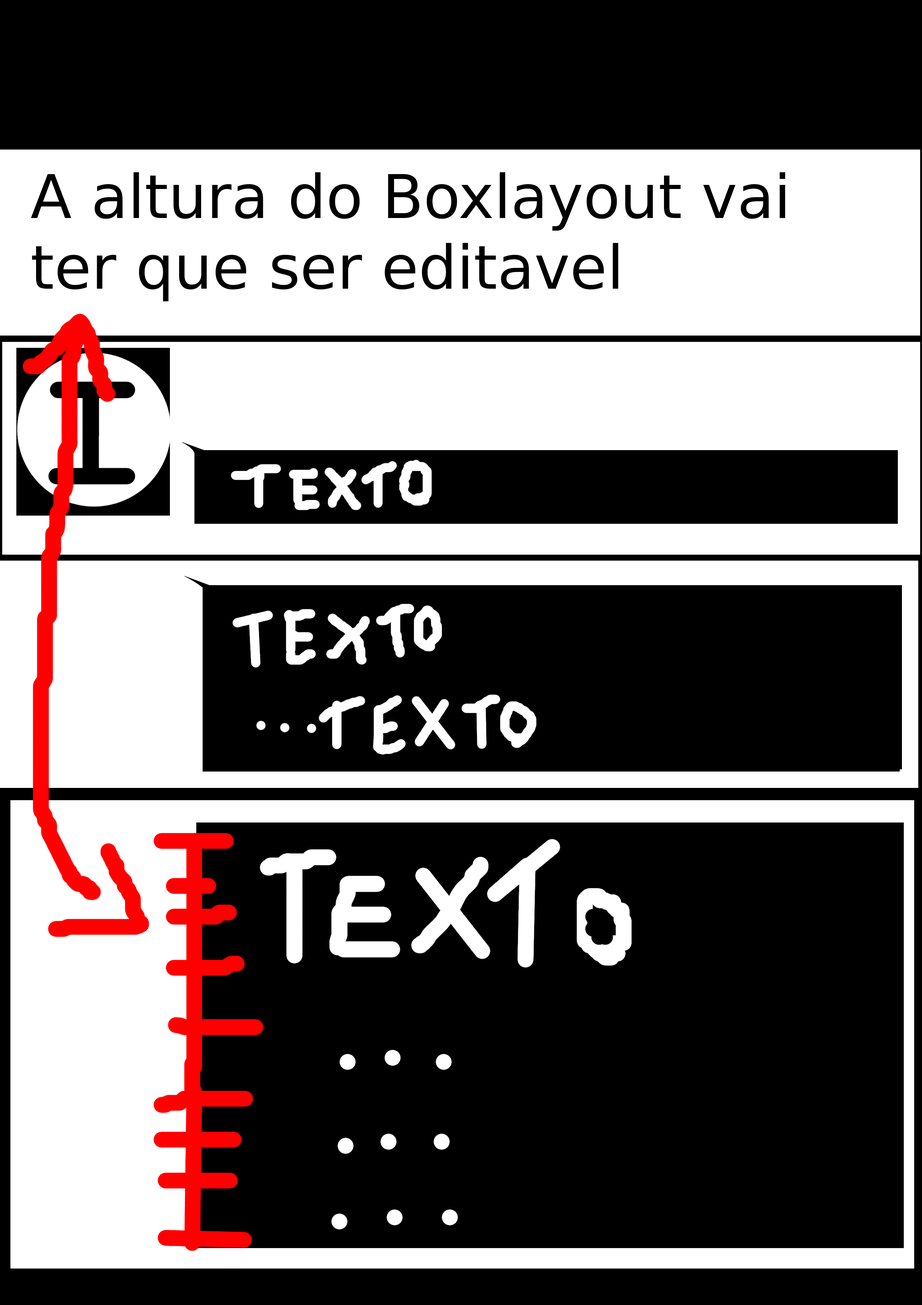
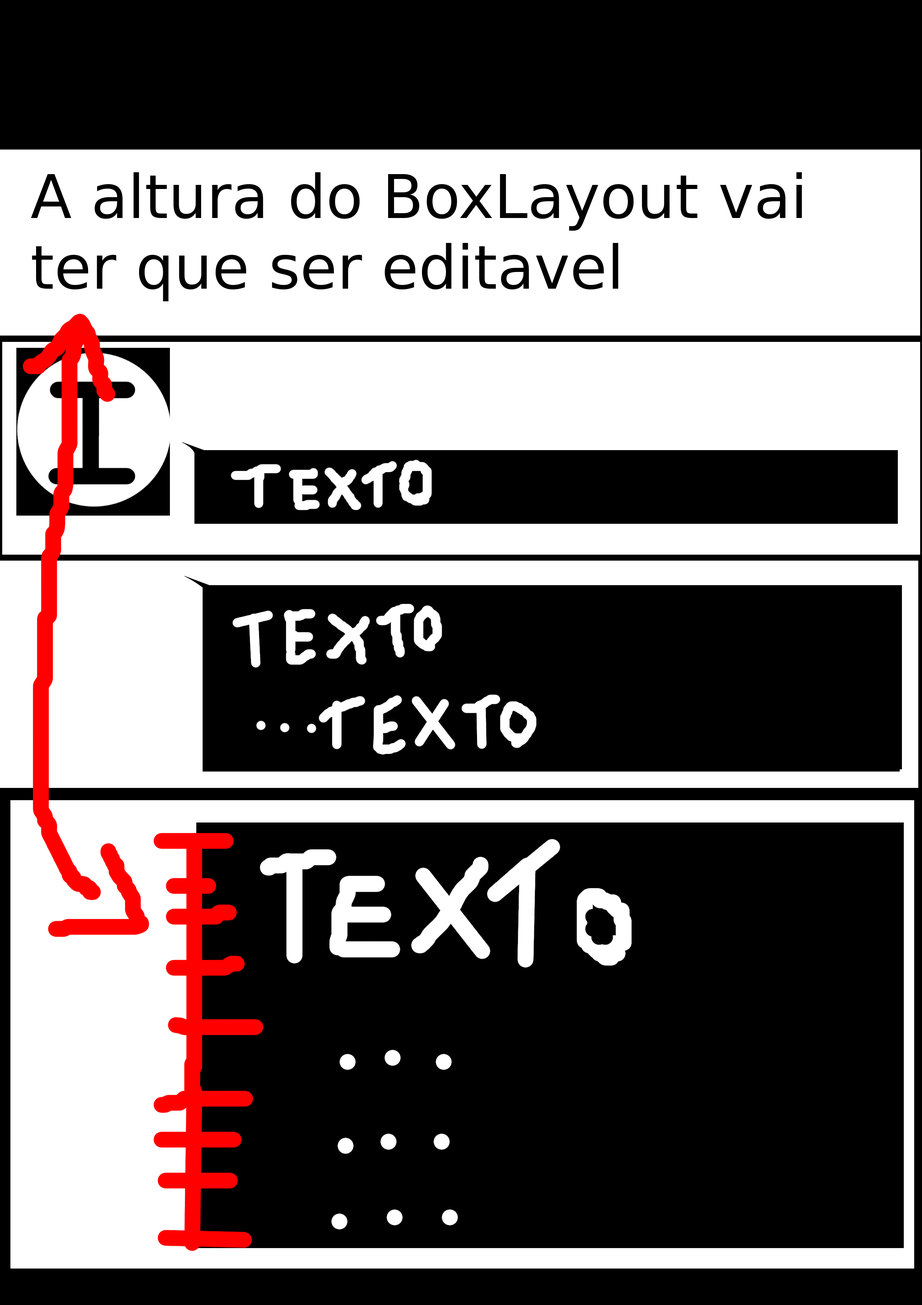
The second 922x1305 image is a revision of the first. Changes to its layers:
renamed "A altura do Boxlayout vai ter ..." to "A altura do BoxLayout vai ter ...", painted on it over [499, 172, 803, 231]
